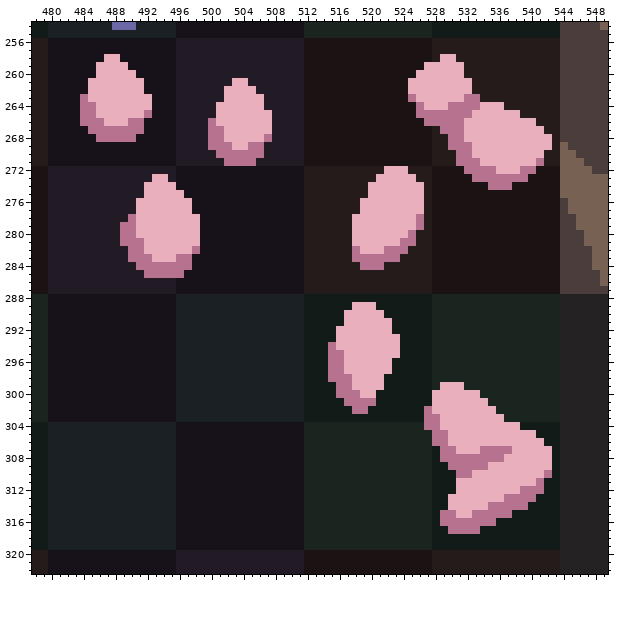
File history of a pixel-art file, assets/sprites/atlas/env.ase. The picture above is the old version.
736x736 pixels, 1 frame. Colours within 5 levels of each other are drawn and written as one. Shown: x 478..549, y 254..322.
Once edited:
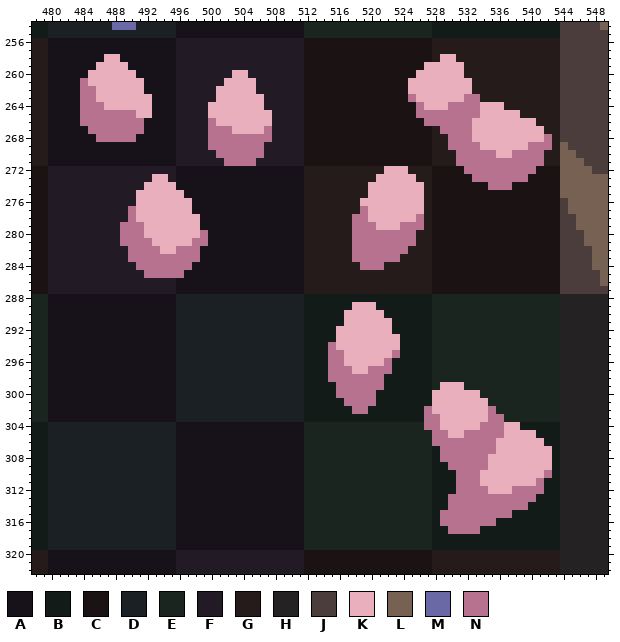
Palette (. is transparent): A #171219  B #131b18  C #1b1313  D #1b2025  E #1b251f  F #221b25  G #251b1b  H #242222  J #4a3d3c  K #e9afbc  L #776153  M #6b69a5  N #b77290
Change:
--- layer "boulders"
@@ x 478..549 @@
 259 GGAAAAAAKKKKAAAAAAFFFFFFFFFFFFFFFFCCCCCCCCCCCCCCCKKKKKGGGGGGGGGGGGJJJJJJ
-260 GGAAAAAAKKKKKAAAAAFFFFFFFFFFFFFFFFCCCCCCCCCCCCCCKKKKKKGGGGGGGGGGGGJJJJJJ
-261 GGAAAAAKKKKKKKAAAAFFFFFFFKKFFFFFFFCCCCCCCCCCCCCKKKKKKKKGGGGGGGGGGGJJJJJJ
-262 GGAAAAAKKKKKKKAAAAFFFFFFKKKKFFFFFFCCCCCCCCCCCCCKKKKKKKKGGGGGGGGGGGJJJJJJ
-263 GGAAAANKKKKKKKKAAAFFFFFFKKKKKFFFFFCCCCCCCCCCCCCNKKKKKKNNGGGGGGGGGGJJJJJJ
-264 GGAAAANNKKKKKKKAAAFFFFFKKKKKKFFFFFCCCCCCCCCCCCCCNKKKNNNNKKKGGGGGGGJJJJJJ
-265 GGAAAANNKKKKKKNAAAFFFFFKKKKKKKFFFFCCCCCCCCCCCCCCNNNNNNNKKKKKKGGGGGJJJJJJ
-266 GGAAAANNNKKKNNAAAAFFFFNKKKKKKKFFFFCCCCCCCCCCCCCCCNNNNNKKKKKKKKKGGGJJJJJJ
-267 GGAAAAANNNNNNNAAAAFFFFNNKKKKKKFFFFCCCCCCCCCCCCCCCCGNNNKKKKKKKKKKGGJJJJJJ
-268 GGAAAAAANNNNNAAAAAFFFFNNKKKKKNFFFFCCCCCCCCCCCCCCCCGGNNKKKKKKKKKKKGJJJJJJ
-269 GGAAAAAAAAAAAAAAAAFFFFNNNKKNNFFFFFCCCCCCCCCCCCCCCCGGNNNKKKKKKKKKKGLJJJJJ
-270 GGAAAAAAAAAAAAAAAAFFFFFNNNNNNFFFFFCCCCCCCCCCCCCCCCGGGNNKKKKKKKKKGGLLJJJJ
-271 GGAAAAAAAAAAAAAAAAFFFFFFNNNNFFFFFFCCCCCCCCCCCCCCCCGGGNNNKKKKKKKNGGLLLJJJ
-272 CCFFFFFFFFFFFFFFFFAAAAAAAAAAAAAAAAGGGGGGGGGGKKKGGGCCCCNNNNKKKNNCCCLLLLJJ
+260 GGAAAAAKKKKKKAAAAAFFFFFFFKKFFFFFFFCCCCCCCCCCCCCCKKKKKKGGGGGGGGGGGGJJJJJJ
+261 GGAAAANKKKKKKKAAAAFFFFFFKKKKFFFFFFCCCCCCCCCCCCCKKKKKKKKGGGGGGGGGGGJJJJJJ
+262 GGAAAANNKKKKKKAAAAFFFFFKKKKKFFFFFFCCCCCCCCCCCCCKKKKKKKKGGGGGGGGGGGJJJJJJ
+263 GGAAAANNKKKKKKKAAAFFFFFKKKKKKFFFFFCCCCCCCCCCCCCNKKKKKKNNGGGGGGGGGGJJJJJJ
+264 GGAAAANNNKKKKKKAAAFFFFKKKKKKKFFFFFCCCCCCCCCCCCCCNKKKNNNNKKKGGGGGGGJJJJJJ
+265 GGAAAANNNNNNNKKAAAFFFFKKKKKKKKFFFFCCCCCCCCCCCCCCNNNNNNNNKKKKKGGGGGJJJJJJ
+266 GGAAAANNNNNNNNAAAAFFFFNKKKKKKKFFFFCCCCCCCCCCCCCCCNNNNNNKKKKKKKKGGGJJJJJJ
+267 GGAAAAANNNNNNNAAAAFFFFNNNKKKKNFFFFCCCCCCCCCCCCCCCCGNNNNKKKKKKKKKGGJJJJJJ
+268 GGAAAAAANNNNNAAAAAFFFFNNNNNNNNFFFFCCCCCCCCCCCCCCCCGGNNNKKKKKKKKKNGJJJJJJ
+269 GGAAAAAAAAAAAAAAAAFFFFNNNNNNNFFFFFCCCCCCCCCCCCCCCCGGNNNNKKKKKKNNNGLJJJJJ
+270 GGAAAAAAAAAAAAAAAAFFFFFNNNNNNFFFFFCCCCCCCCCCCCCCCCGGGNNNNNKKNNNNGGLLJJJJ
+271 GGAAAAAAAAAAAAAAAAFFFFFFNNNNFFFFFFCCCCCCCCCCCCCCCCGGGNNNNNNNNNNNGGLLLJJJ
+272 CCFFFFFFFFFFFFFFFFAAAAAAAAAAAAAAAAGGGGGGGGGGKKKGGGCCCCNNNNNNNNNCCCLLLLJJ
 273 CCFFFFFFFFFFFFFKKFAAAAAAAAAAAAAAAAGGGGGGGGGKKKKKGGCCCCCNNNNNNNCCCCLLLLLL
 274 CCFFFFFFFFFFFFKKKKAAAAAAAAAAAAAAAAGGGGGGGGKKKKKKKGCCCCCCCNNNCCCCCCLLLLLL
-275 CCFFFFFFFFFFFFKKKKKAAAAAAAAAAAAAAAGGGGGGGGKKKKKKKGCCCCCCCCCCCCCCCCLLLLLL
+275 CCFFFFFFFFFFFKKKKKKAAAAAAAAAAAAAAAGGGGGGGGKKKKKKKGCCCCCCCCCCCCCCCCLLLLLL
 276 CCFFFFFFFFFFFKKKKKKKAAAAAAAAAAAAAAGGGGGGGKKKKKKKKGCCCCCCCCCCCCCCCCJLLLLL
-277 CCFFFFFFFFFFFKKKKKKKAAAAAAAAAAAAAAGGGGGGGKKKKKKKKGCCCCCCCCCCCCCCCCJLLLLL
-278 CCFFFFFFFFFFNKKKKKKKKAAAAAAAAAAAAAGGGGGGKKKKKKKKNGCCCCCCCCCCCCCCCCJJLLLL
-279 CCFFFFFFFFFNNKKKKKKKKAAAAAAAAAAAAAGGGGGGKKKKKKKKNGCCCCCCCCCCCCCCCCJJLLLL
-280 CCFFFFFFFFFNNKKKKKKKKAAAAAAAAAAAAAGGGGGGKKKKKKKNGGCCCCCCCCCCCCCCCCJJJLLL
-281 CCFFFFFFFFFNNNKKKKKKKAAAAAAAAAAAAAGGGGGGKKKKKKNNGGCCCCCCCCCCCCCCCCJJJLLL
-282 CCFFFFFFFFFFNNKKKKKKNAAAAAAAAAAAAAGGGGGGNKKKNNNGGGCCCCCCCCCCCCCCCCJJJJLL
-283 CCFFFFFFFFFFNNNKKKNNAAAAAAAAAAAAAAGGGGGGNNNNNNGGGGCCCCCCCCCCCCCCCCJJJJLL
+277 CCFFFFFFFFFFNKKKKKKKAAAAAAAAAAAAAAGGGGGGGNKKKKKKKGCCCCCCCCCCCCCCCCJLLLLL
+278 CCFFFFFFFFFFNKKKKKKKKAAAAAAAAAAAAAGGGGGGNNKKKKKKNGCCCCCCCCCCCCCCCCJJLLLL
+279 CCFFFFFFFFFNNNKKKKKKKAAAAAAAAAAAAAGGGGGGNNNKKKNNNGCCCCCCCCCCCCCCCCJJLLLL
+280 CCFFFFFFFFFNNNKKKKKKKNAAAAAAAAAAAAGGGGGGNNNNNNNNGGCCCCCCCCCCCCCCCCJJJLLL
+281 CCFFFFFFFFFNNNNKKKKKNNAAAAAAAAAAAAGGGGGGNNNNNNNNGGCCCCCCCCCCCCCCCCJJJLLL
+282 CCFFFFFFFFFFNNNNKKNNNAAAAAAAAAAAAAGGGGGGNNNNNNNGGGCCCCCCCCCCCCCCCCJJJJLL
+283 CCFFFFFFFFFFNNNNNNNNNAAAAAAAAAAAAAGGGGGGNNNNNNGGGGCCCCCCCCCCCCCCCCJJJJLL
 284 CCFFFFFFFFFFFNNNNNNNAAAAAAAAAAAAAAGGGGGGGNNNGGGGGGCCCCCCCCCCCCCCCCJJJJLL
@@ x 515..540 @@
 294 NKKKKKKKKBBBBEEEEEEEEEEEEE
-295 NNKKKKKKKBBBBEEEEEEEEEEEEE
-296 NNKKKKKKBBBBBEEEEEEEEEEEEE
-297 NNKKKKKKBBBBBEEEEEEEEEEEEE
-298 NNNKKKKBBBBBBEEEEEEEEEEEEE
-299 BNNKKKKBBBBBBEKKKEEEEEEEEE
-300 BNNNKKBBBBBBBKKKKKKEEEEEEE
+295 NNKKKKKKNBBBBEEEEEEEEEEEEE
+296 NNKKKKKNBBBBBEEEEEEEEEEEEE
+297 NNNKKNNNBBBBBEEEEEEEEEEEEE
+298 NNNNNNNBBBBBBEEEEEEEEEEEEE
+299 BNNNNNNBBBBBBEKKKEEEEEEEEE
+300 BNNNNNBBBBBBBKKKKKKEEEEEEE
 301 BBNNNNBBBBBBBKKKKKKKEEEEEE
-302 BBBNNBBBBBBBNKKKKKKKKEEEEE
-303 BBBBBBBBBBBBNNKKKKKKKKEEEE
-304 EEEEEEEEEEEENNKKKKKKKKKKBB
-305 EEEEEEEEEEEEENNKKKKKKKKKKK
-306 EEEEEEEEEEEEENNKKKKKKKKKKK
-307 EEEEEEEEEEEEEBNNKKKNNNNKKK
-308 EEEEEEEEEEEEEBNNNNNNNNKKKK
+302 BBBNNBBBBBBBNKKKKKKKNEEEEE
+303 BBBBBBBBBBBBNNKKKKKKNNEEEE
+304 EEEEEEEEEEEENNKKKKKNNNKKBB
+305 EEEEEEEEEEEEENNKKNNNNNKKKK
+306 EEEEEEEEEEEEENNNNNNNNKKKKK
+307 EEEEEEEEEEEEEBNNNNNNNKKKKK
+308 EEEEEEEEEEEEEBNNNNNNKKKKKK
 309 EEEEEEEEEEEEEBBNNNNNKKKKKK
-310 EEEEEEEEEEEEEBBBNNKKKKKKKK
-311 EEEEEEEEEEEEEBBBKKKKKKKKKK
-312 EEEEEEEEEEEEEBBBKKKKKKKKNN
-313 EEEEEEEEEEEEEBBKKKKKKKNNNN
-314 EEEEEEEEEEEEEBBKKKKKNNNNNB
-315 EEEEEEEEEEEEEBNNKKNNNNNBBB
+310 EEEEEEEEEEEEEBBBNNNKKKKKKK
+311 EEEEEEEEEEEEEBBBNNNKKKKKKK
+312 EEEEEEEEEEEEEBBBNNNNKKKNNN
+313 EEEEEEEEEEEEEBBNNNNNNNNNNN
+314 EEEEEEEEEEEEEBBNNNNNNNNNNB
+315 EEEEEEEEEEEEEBNNNNNNNNNBBB
 316 EEEEEEEEEEEEEBNNNNNNNBBBBB
